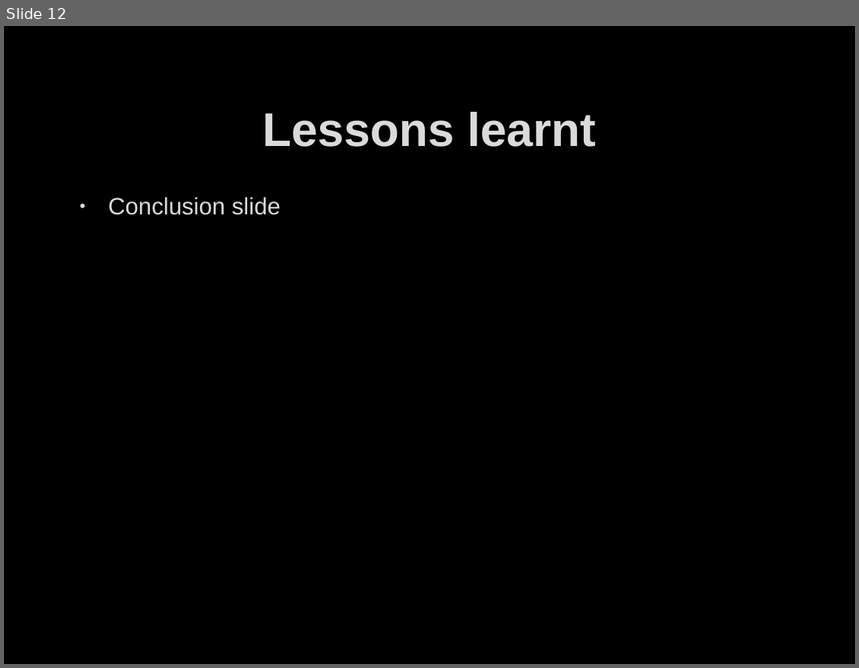
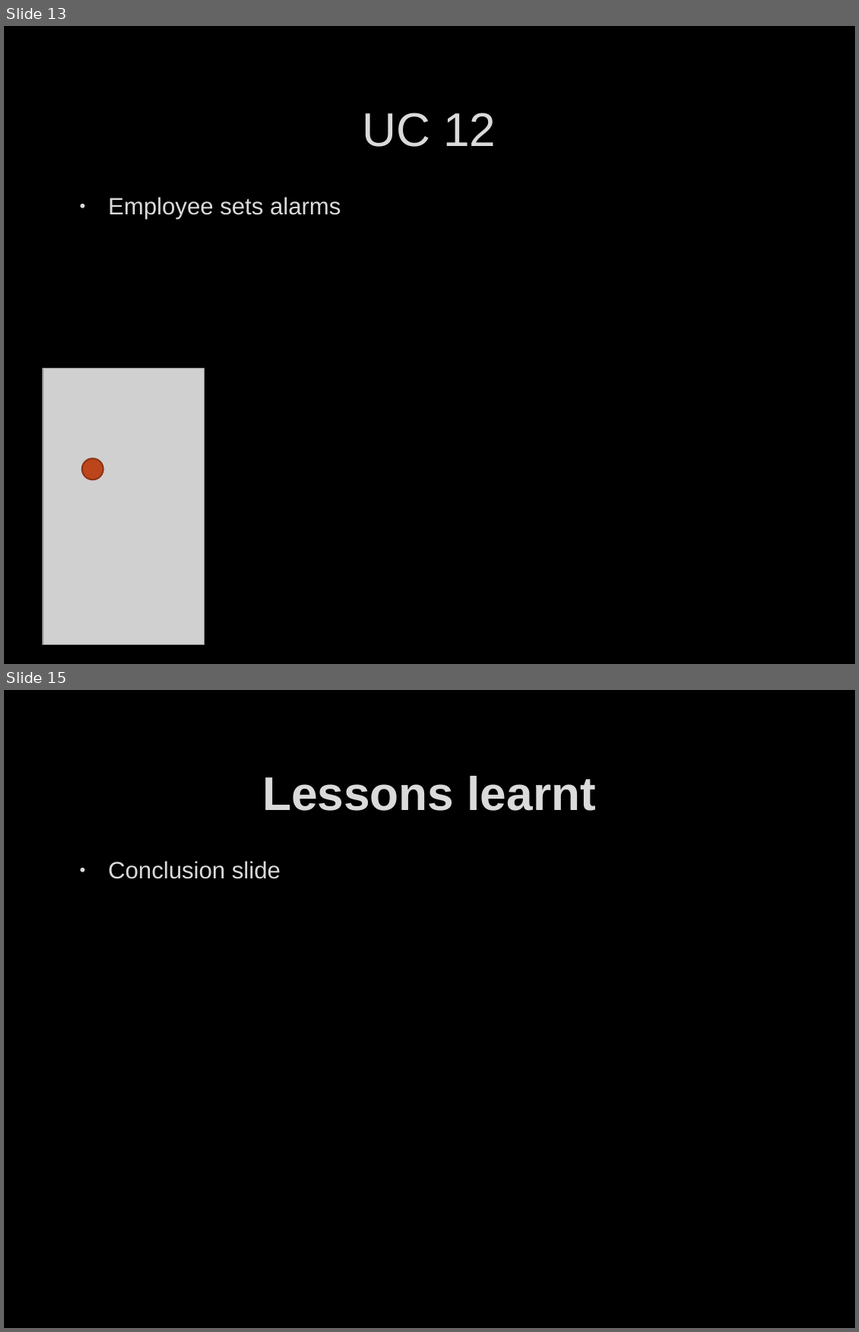
Before and after one commit to ddave2122/Group6, a slide deck: MobAppFinalPresent.pptx. Shown one above the other, each under a label of ours: slide 12 before the commit, slides 13 and 15 after it; the slides between them are not shown. The pictures are 859x668 and 859x1332 pixels, drawn with LibreOffice and Linux fonts; fonts in the diff are those of the drawing; grey boxes stand for pictures; background and template pictures are left out. Boxes give left, top, right and bottom in pixels: in the first picture for what was removed or moved away, otherwise in the second. Text is boxed around its words. In the diff, an @@ line names an element or a change of style, - is before the commit and + after.

```diff
--- a/MobAppFinalPresent.pptx
+++ b/MobAppFinalPresent.pptx
@@ slide 13 added at box(4, 26, 855, 664), background picture (left out) @@
@@ title added at box(362, 113, 496, 147), 40 pt, text #DADADA @@
+UC 12
@@ text added at box(108, 197, 341, 220), 20 pt, text #DADADA @@
+• Employee sets alarms
@@ picture added at box(44, 369, 205, 645) @@
@@ ellipse added at box(82, 458, 104, 480), fill #BC451B, outline #8B3314 1.25 pt @@
@@ what was slide 12 is now slide 15 @@
```
Also in this commit, not shown: 8 other slides added, 6 slides removed, 1 other file.
